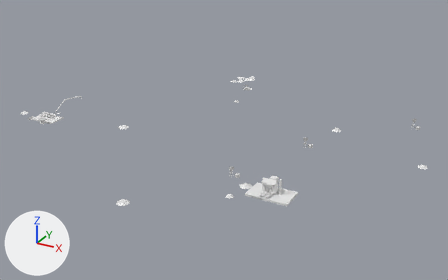
An edit to the FBX model Assets/Art/KayseriIsland/Models/Diamond/Phase1/Theme_P1.fbx, drawn before and after from the same camera.
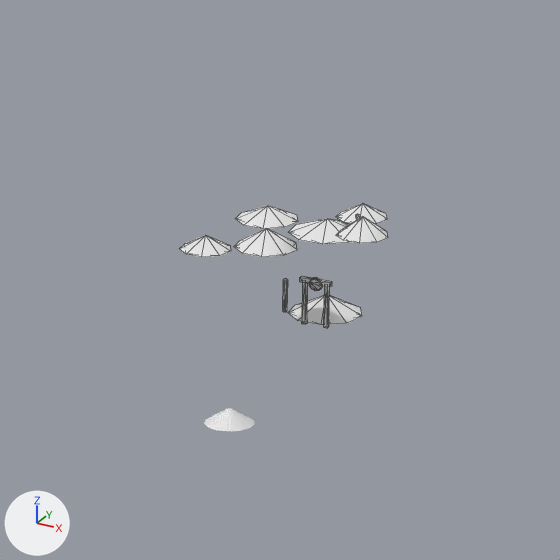
The first picture shows the older version from a 50 mm camera at (232.0, -479.0, 241.0) aimed at (-24.0, -14.0, 8.0). The close-ups show the older and then the newer version on the part from 47% to 61% of the width and 19% to 42% of the height of that picture. Only the edits that show in the close-ups are written down. Arrows for +X, +Y and +Z are at lower left; the lights stay in place. The close-ups show mesh edges as thin lines.

Script lines for the objects in view, before the commit:
```python
me_theme_diggings_001 = bpy.data.meshes.new('Theme.Diggings.001')
me_theme_diggings_001.from_pydata(...)  # 138 vertices, 224 faces; spans x -73.3..-44.2, y 106.8..129.0, z -0.3..18.8
# faces by material slot: [112, 40, 36, 36]
me_theme_diggings_001.materials.append(mat_gravel)  # white #e7e7e7
me_theme_diggings_001.materials.append(mat_sluice_wood)  # white #e7e7e7
me_theme_diggings_001.materials.append(mat_wood)  # white #e7e7e7
me_theme_diggings_001.materials.append(mat_steel_dk)  # white #e7e7e7
me_theme_outcrop0_001 = bpy.data.meshes.new('Theme.Outcrop0.001')
me_theme_outcrop0_001.from_pydata(...)  # 44 vertices, 84 faces; spans x -3.12..3.13, y -3.19..3.14, z 0.0..1.84
me_theme_outcrop0_001.materials.append(mat_ore_dm)  # white #e7e7e7
ob_theme_diggings = bpy.data.objects.new('Theme.Diggings', me_theme_diggings_001)
ob_theme_diggings.location = (-6.0, -6.4, 12.2)
ob_theme_outcrop0 = bpy.data.objects.new('Theme.Outcrop0', me_theme_outcrop0_001)
ob_theme_outcrop0.location = (-60.0, 80.0, 9.5)
```
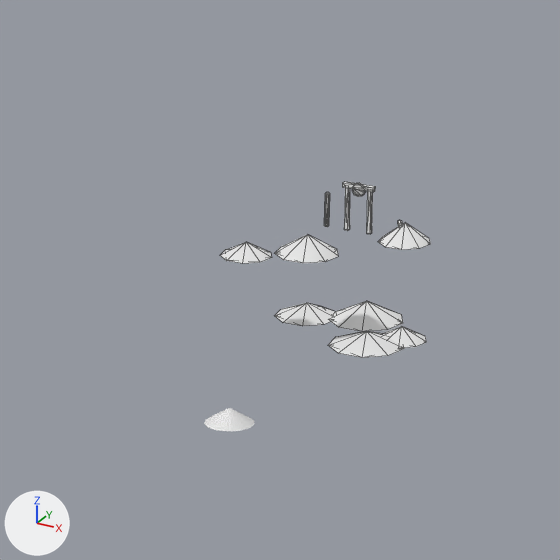
Edits to the bpy script that builds the scene:
```text
Change me_theme_diggings_001:
    used by ob_theme_diggings; location = (-6.0, -6.4, 12.2)
    remove me_theme_diggings_001.from_pydata(...)  # 138 vertices, 224 faces; spans x -73.3..-44.2, y 106.8..129.0, z -0.3..18.8
    add me_theme_diggings_001.from_pydata(...)  # 138 vertices, 224 faces; spans x -73.3..-44.2, y 106.8..129.0, z -0.3..20.1
    me_theme_diggings_001 part 1: the loose piece of 8 vertices spanning x -59.8..-59.3, y 117.8..118.2, z 0.0..6.0 is moved by (0.0, 0.0, 13.6)
    me_theme_diggings_001 part 2: the loose piece of 10 vertices spanning x -71.1..-62.9, y 117.6..125.7, z 12.1..13.9 is moved by (0.0, 0.0, -12.4)
    me_theme_diggings_001 part 3: the loose piece of 10 vertices spanning x -59.9..-50.1, y 110.3..120.0, z 14.1..15.9 is moved by (0.0, 0.0, -14.4)
    me_theme_diggings_001 part 4: the loose piece of 10 vertices spanning x -55.3..-48.7, y 115.8..122.4, z 15.4..17.2 is moved by (0.0, 0.0, -15.7)
    me_theme_diggings_001 part 5: the loose piece of 12 vertices spanning x -64.6..-63.4, y 120.1..121.9, z -0.3..4.7 is moved by (0.0, 0.0, 12.6)
    me_theme_diggings_001 part 6: the loose piece of 8 vertices spanning x -56.7..-56.2, y 117.8..118.2, z 0.0..6.0 is moved by (0.0, 0.0, 13.6)
    me_theme_diggings_001 part 7: the loose piece of 8 vertices spanning x -60.2..-55.8, y 117.7..118.3, z 5.7..6.3 is moved by (0.0, 0.0, 13.6)
    me_theme_diggings_001 part 8: the loose piece of 20 vertices spanning x -58.9..-57.1, y 117.8..118.2, z 4.7..6.5 is moved by (0.0, 0.0, 13.6)
Change ob_theme_diggings:
    ob_theme_diggings.location: (-6.0, -6.4, 12.2) -> (0.5, -7.5, 12.6)
```

Boxes (x1, y1, x2, y2) around the edits, measured in the close-ups (560 x 560 px; the box of a moved part takes in the faces that stretch with it):
'Theme.Diggings', reshaped, moved (40% taller): before (180, 203, 388, 328); after (220, 182, 431, 358)
part 1 of me_theme_diggings_001, moved or reshaped: before (302, 282, 308, 324); after (344, 188, 350, 230)
part 2 of me_theme_diggings_001, moved or reshaped: before (236, 206, 298, 229); after (275, 303, 335, 326)
part 3 of me_theme_diggings_001, moved or reshaped: before (289, 219, 351, 244); after (328, 332, 404, 358)
part 4 of me_theme_diggings_001, moved or reshaped: before (336, 203, 388, 224); after (382, 326, 427, 348)
part 5 of me_theme_diggings_001, moved or reshaped: before (283, 279, 288, 312); after (324, 192, 330, 227)
part 6 of me_theme_diggings_001, moved or reshaped: before (324, 286, 330, 328); after (367, 191, 373, 234)
part 7 of me_theme_diggings_001, moved or reshaped: before (300, 276, 332, 287); after (343, 182, 375, 192)
part 8 of me_theme_diggings_001, moved or reshaped: before (309, 277, 323, 291); after (352, 183, 366, 197)
